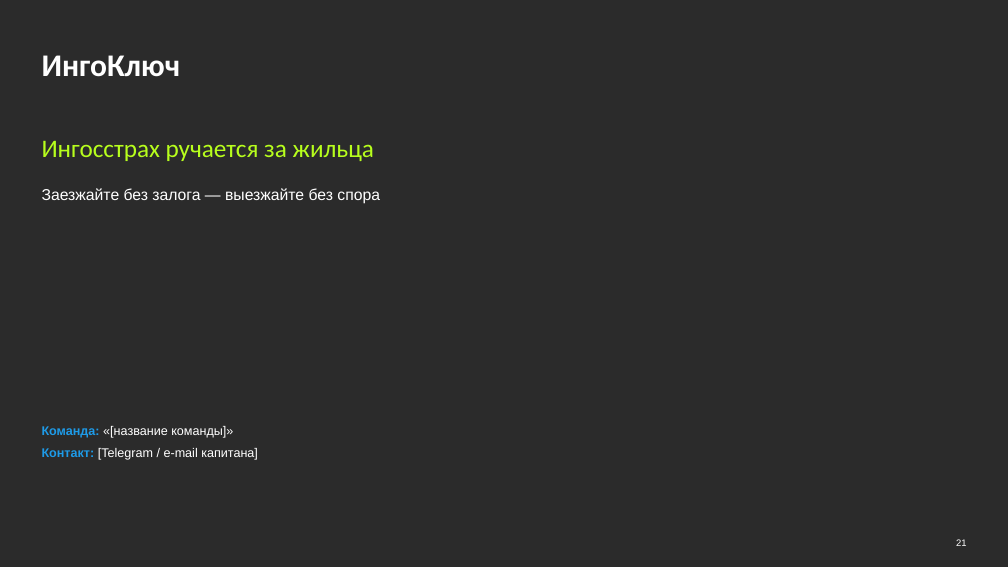
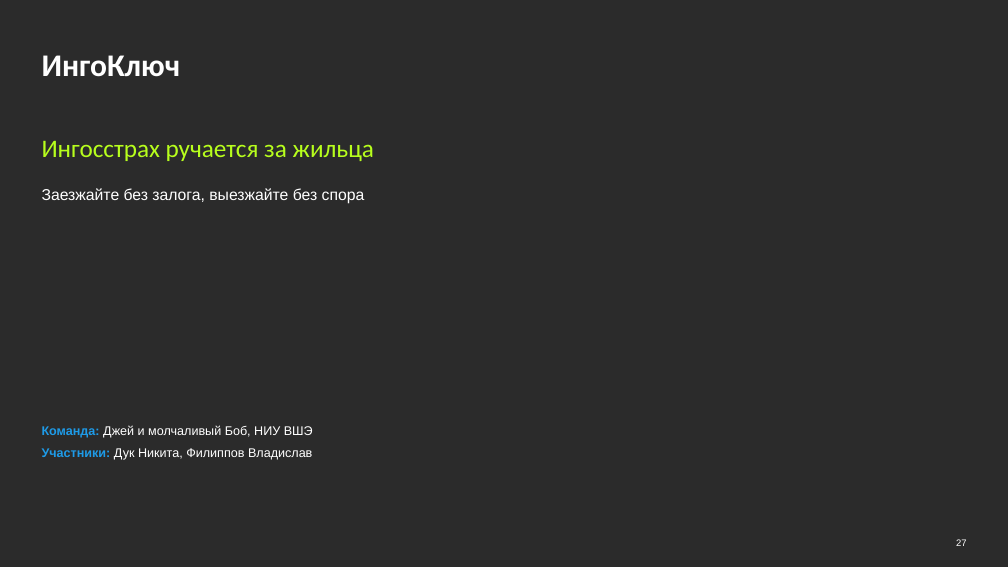
Before and after one commit to mrazotnik/my, a slide deck: slide 27 of ingosight/IngoKey_INGOSIGHT_2026.pptx (slide 21 before the commit). Drawn at 1008x567 pixels with LibreOffice and Linux fonts; fonts in the diff are those of the drawing; background and template pictures are left out; a plain dark background stands for a picture behind light text. Boxes give left, top, right and bottom in pixels: in the first picture for what was removed or moved away, otherwise in the second. Text is boxed around its words. In the diff, an @@ line names an element or a change of style, - is before the commit and + after.

```diff
--- a/ingosight/IngoKey_INGOSIGHT_2026.pptx
+++ b/ingosight/IngoKey_INGOSIGHT_2026.pptx
@@ text at bbox=[42, 188, 365, 204]: text changed @@
-Заезжайте без залога — выезжайте без спора
+Заезжайте без залога, выезжайте без спора
@@ text at bbox=[42, 426, 313, 460]: text changed @@
-Команда: «[название команды]»
-Контакт: [Telegram / e-mail капитана]
+Команда: Джей и молчаливый Боб, НИУ ВШЭ
+Участники: Дук Никита, Филиппов Владислав
@@ page number at bbox=[956, 539, 967, 546]: text changed @@
-21
+27
```
Also in this commit, not shown: 13 other slides changed, 13 slides added, 7 slides removed, 3 other files.
